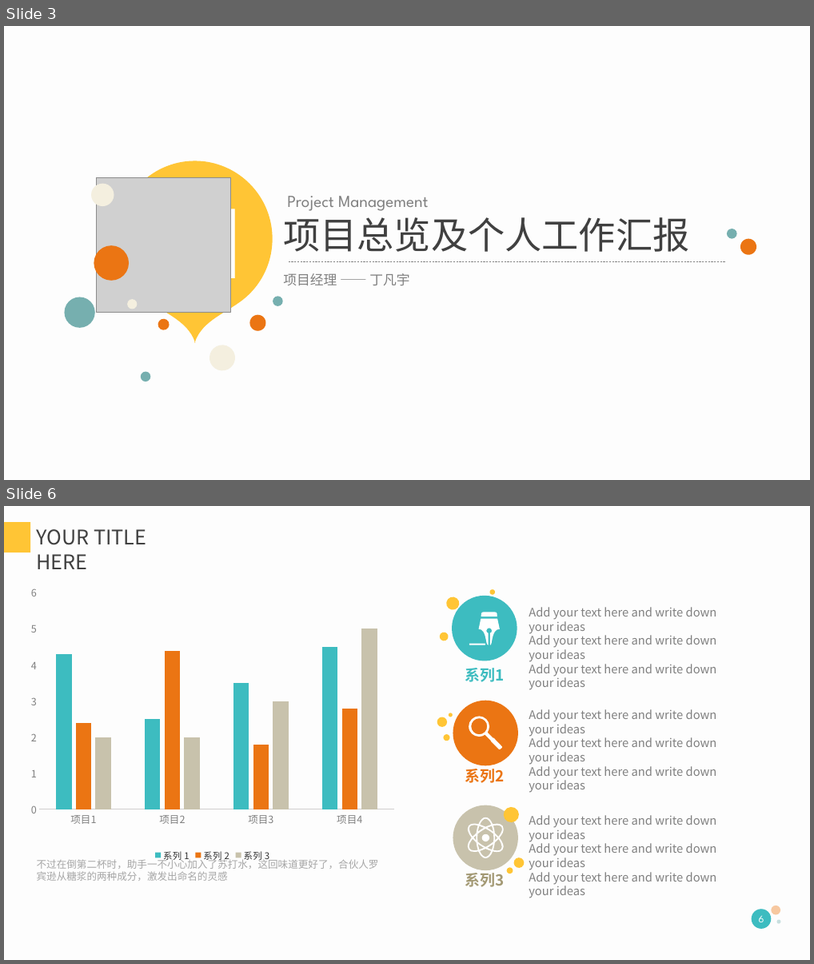
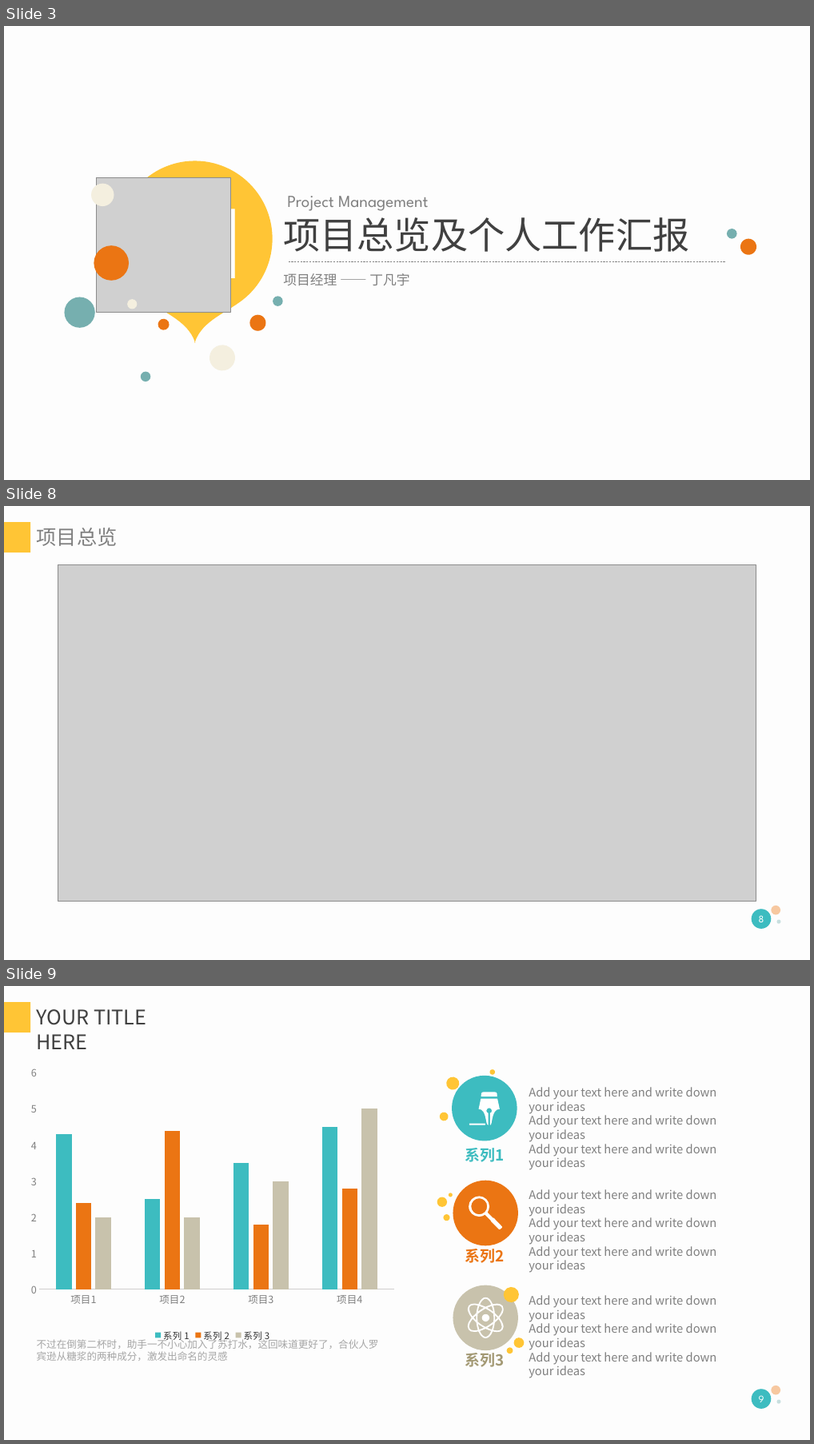
Before and after one commit to DanielDFY/HollowKnight, a slide deck: 项目报告pre.pptx. Shown one above the other, each under a label of ours: slides 3 and 6 before the commit, slides 3, 8 and 9 after it; the slides between them are not shown. The pictures are 814x964 and 814x1444 pixels, drawn with LibreOffice and Linux fonts; fonts in the diff are those of the drawing; grey boxes stand for pictures. Boxes give left, top, right and bottom in pixels: in the first picture for what was removed or moved away, otherwise in the second. Text is boxed around its words. In the diff, an @@ line names an element or a change of style, - is before the commit and + after.

```diff
--- a/项目报告pre.pptx
+++ b/项目报告pre.pptx
@@ slide 8 added at (4,506,810,960), background #FDFDFD; not listed: 3 template elements that a slide beside it also shows @@
@@ rectangle added at (4,522,30,553), fill #FFC535 @@
@@ text added at (37,528,118,546), 24 pt, text #808080 @@
+项目总览
@@ picture added at (58,564,757,900) @@
@@ page number added at (759,915,765,922), 12 pt, text #FFFFFF @@
+8
@@ what was slide 6 is now slide 9 @@
@@ page number at (759,1395,765,1402): text changed @@
-6
+9
```
Also in this commit, not shown: 3 slides changed, 3 other slides added, 1 slide removed.
